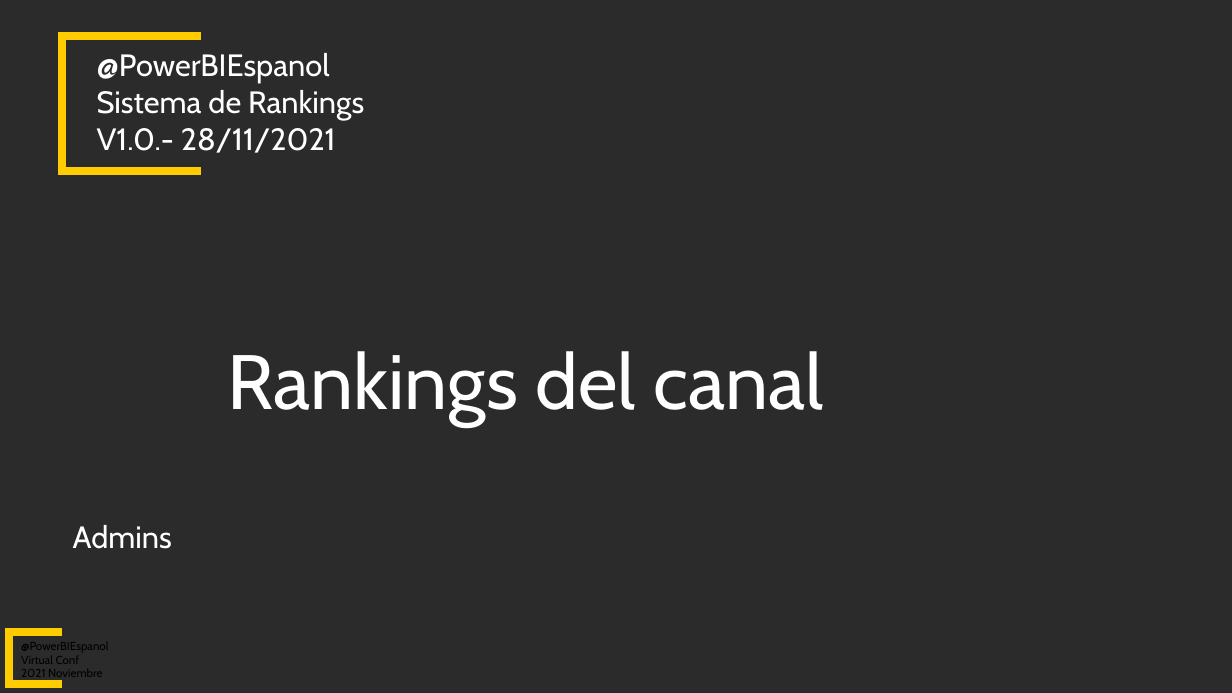
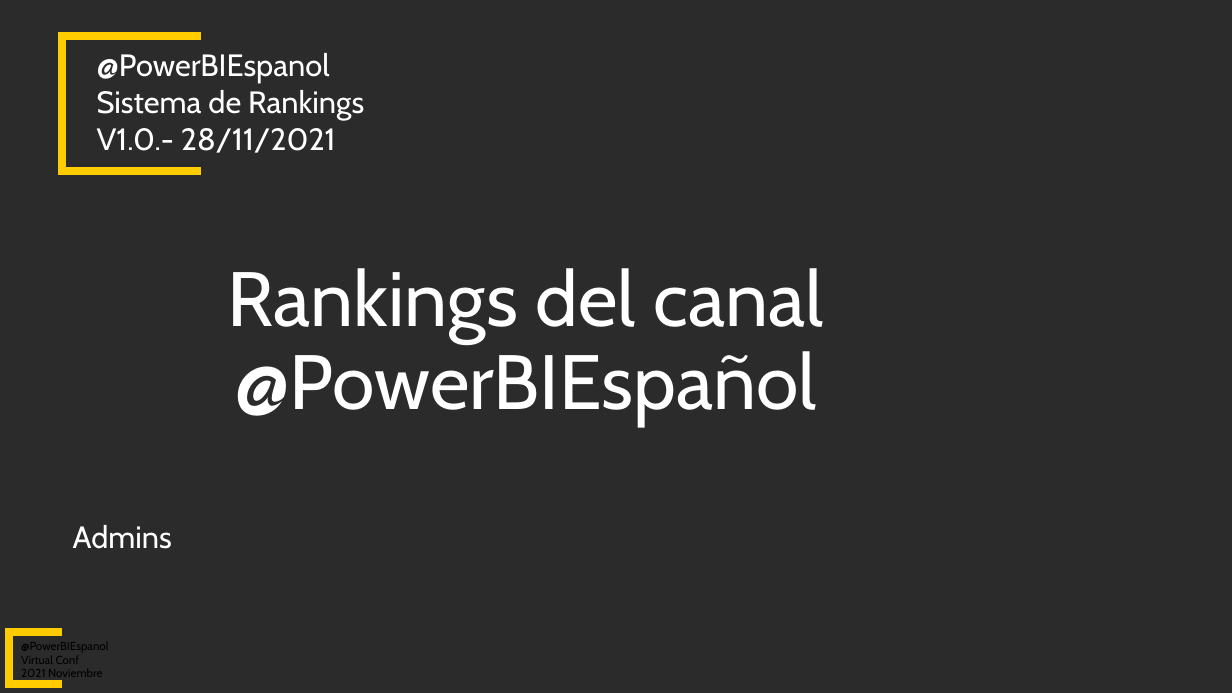
Before and after one commit to PowerBIEspanol/Documentos, a slide deck: slide 1 of PowerBIEspanol Rankings.pptx. Drawn at 1232x693 pixels with LibreOffice and Linux fonts; fonts in the diff are those of the drawing; background and template pictures are left out; a plain dark background stands for a picture behind light text. Boxes give left, top, right and bottom in pixels: in the first picture for what was removed or moved away, otherwise in the second. Text is boxed around its words. In the diff, an @@ line names an element or a change of style, - is before the commit and + after.

```diff
--- a/PowerBIEspanol Rankings.pptx
+++ b/PowerBIEspanol Rankings.pptx
@@ title at (228, 268, 823, 426): text changed @@
-Rankings del canal
+Rankings del canal @PowerBIEspañol
```
Also in this commit, not shown: 3 other slides changed, 1 other file.
